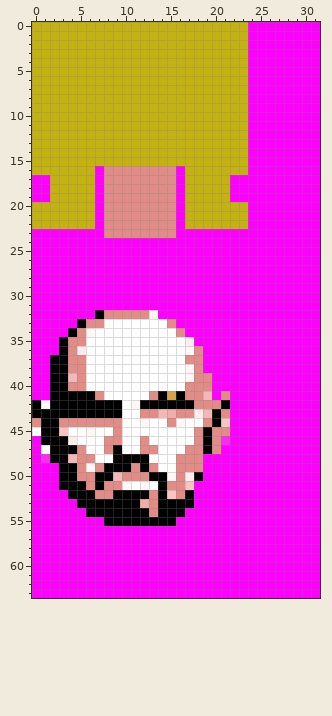
File history of a pixel-art sprite, graphics/sprite_ball.png. The first picture shows the starting point.
The file is 32x64 pixels. Colours within 5 levels of each other are drawn and written as one.
After the commit:
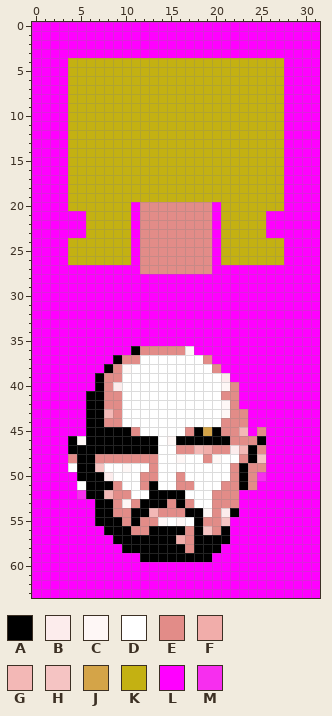
Palette (. is transparent): A #000000  B #fcecec  C #fef7f6  D #ffffff  E #e28c88  F #f1adaa  G #f3b8b6  H #f5c4c3  J #d4a448  K #c4b112  L #ff00ff  M #f72eef
Log entry: Putting the sprite back off-centre.
Change:
y 0..3: x 0..23 KKKKKKKKKKKKKKKKKKKKKKKK -> LLLLLLLLLLLLLLLLLLLLLLLL
y 4..15: x 0..3 KKKK -> LLLL; x 24..27 LLLL -> KKKK
y 16: x 0..3 KKKK -> LLLL; x 7..16 LEEEEEEEEL -> KKKKKKKKKK; x 24..27 LLLL -> KKKK
y 17..19: x 2..3 KK -> LL; x 7..16 LEEEEEEEEL -> KKKKKKKKKK; x 22..27 LLLLLL -> KKKKKK
y 20: x 0..3 KKKK -> LLLL; x 7..11 LEEEE -> KKKKL; x 16..20 LKKKK -> EEEEL; x 24..27 LLLL -> KKKK
y 21..22: x 0..5 KKKKKK -> LLLLLL; x 7..11 LEEEE -> KKKKL; x 16..20 LKKKK -> EEEEL; x 24..25 LL -> KK
y 23: x 6..11 LLEEEE -> KKKKKL; x 16..19 LLLL -> EEEE; x 21..25 LLLLL -> KKKKK
y 24..26: x 4..10 LLLLLLL -> KKKKKKK; x 12..19 LLLLLLLL -> EEEEEEEE; x 21..27 LLLLLLL -> KKKKKKK
y 27: x 12..19 LLLLLLLL -> EEEEEEEE
y 32: x 7..13 AEEEEEC -> LLLLLLL
y 33: x 5..15 AEEDDDDDDDE -> LLLLLLLLLLL
y 34: x 4..16 AECDDDDDDDDDE -> LLLLLLLLLLLLL
y 35: x 3..17 AEEDDDDDDDDDDDB -> LLLLLLLLLLLLLLL
y 36: x 3..16 AEBDDDDDDDDDDD -> LLLLLLLLAEEEEE; x 18 E -> L
y 37: x 2..11 AAEEDDDDDD -> LLLLLLLAEE; x 17..19 EEL -> DDE
y 38: x 2..10 AAEEDDDDD -> LLLLLLAEC; x 17..20 CELL -> DDDE
y 39: x 2..9 AAGEDDDD -> LLLLLAEE; x 17..21 CEELL -> DDDDB
y 40: x 2..9 AAEEDDDD -> LLLLLAEB; x 17..22 EEELLL -> DDDDCE
y 41: x 2..5 AAAA -> LLLL; x 7..9 EDD -> AEE; x 13..20 EAJAEEGL -> DDDDDDDD; x 22 L -> E
y 42: x 0..5 ACAAAA -> LLLLLL; x 8..9 AA -> EE; x 11..22 CAAAAAAEEEAL -> DDDDDDDDDDCE
y 43: x 0..5 AAAAAA -> LLLLLL; x 8..9 AA -> GE; x 12..23 EEGFEEBGAELL -> DDDDDDDDDCEE
y 44: x 0..7 EAAEEEEE -> LLLLLLAA; x 12 C -> D; x 15..16 EC -> DD; x 19..23 EAHLL -> DDEEE
y 45: x 0..11 DAAHDDCDDEDD -> LLLLLLAAAAAE; x 17..20 DEAE -> EAJA; x 22..23 LL -> EG; x 25 L -> E
y 46: x 1..13 AAABDDDEEDDED -> LLLACAAAAAAAA; x 15..18 DDDE -> CAAA; x 20..25 EMLLLL -> AAEEEA
y 47: x 1..3 DAA -> LLL; x 5..8 EDDE -> AAAA; x 10..13 DDEE -> AAAA; x 16 D -> E; x 18..19 EA -> GF; x 21..25 LLLLL -> EBGAE
y 48: x 1..13 MAAGEEDDAAAAD -> LLLEAAEEEEEEE; x 16..25 EEELLLLLLL -> CDDECDDEAH
y 49: x 3..12 AAECEAAAEA -> LDAAHDDCDD; x 16..25 EEELLLLLLL -> DDDDDDEAEE
y 50: x 3..6 AAEE -> LLAA; x 8..11 AGEE -> BDDD; x 13..15 AAC -> EDD; x 17..25 BALLLLLLL -> DDDDDEAEM
y 51: x 3..6 AAAE -> LLDA; x 8 E -> A; x 10 C -> D; x 12..15 CDAE -> EADD; x 17..24 HLLLLLLL -> EDDDEEAE
y 52: x 4..5 AA -> LM; x 7..13 EEAAAAE -> AGEEDDA; x 15..22 HEALLLLL -> AADDDEEE
y 53: x 5..6 AA -> LL; x 9..13 AAAFE -> ECEAA; x 15 A -> E; x 17..22 ALLLLL -> EDDEEE
y 54: x 6 A -> L; x 9..10 AA -> EE; x 13..22 EAAALLLLLL -> GEEEAACEBA
y 55: x 7 L -> A; x 10 A -> E; x 12..21 AAAALLLLLL -> EECDCDAEEH
y 56: x 8..21 LLLLLLLLLLLLLL -> AAAEEAAAAEAHEA
y 57: x 9..21 LLLLLLLLLLLLL -> AAAAAAAFEAAAA
y 58: x 10..20 LLLLLLLLLLL -> AAAAAAAEAAA
y 59: x 12..19 LLLLLLLL -> AAAAAAAA
Changed places in both pictures, as pixel boxes (x1, y1, x2, y2):
changed: (32, 22, 284, 562)
